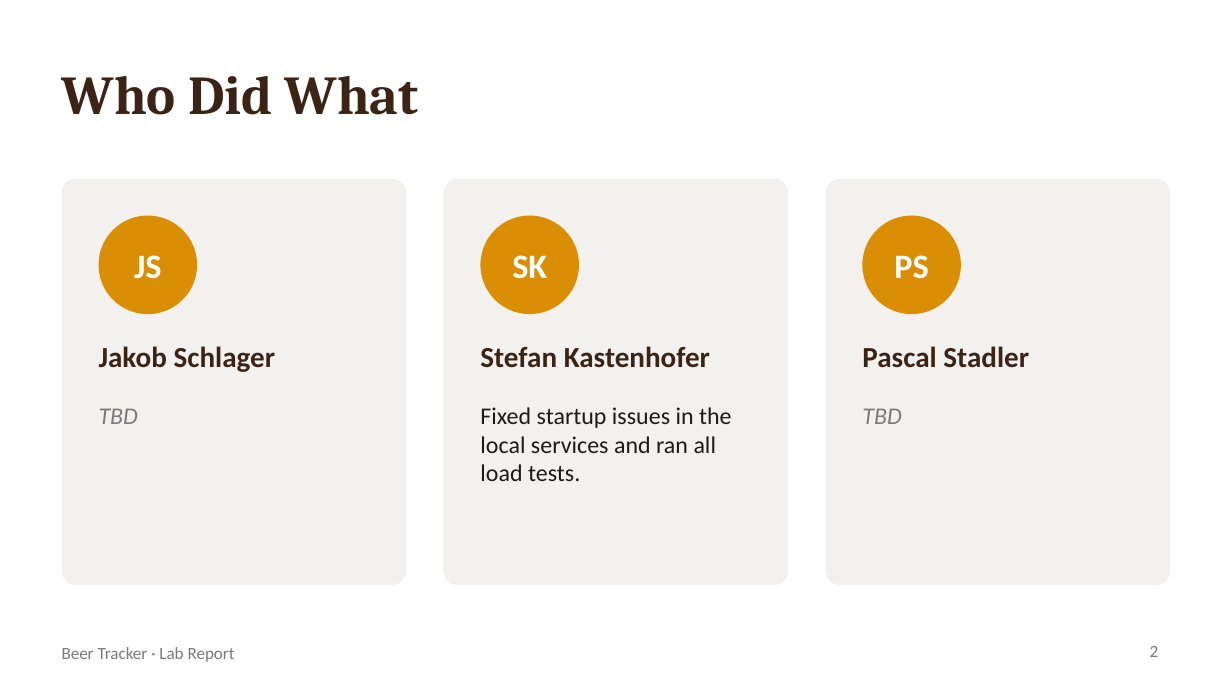
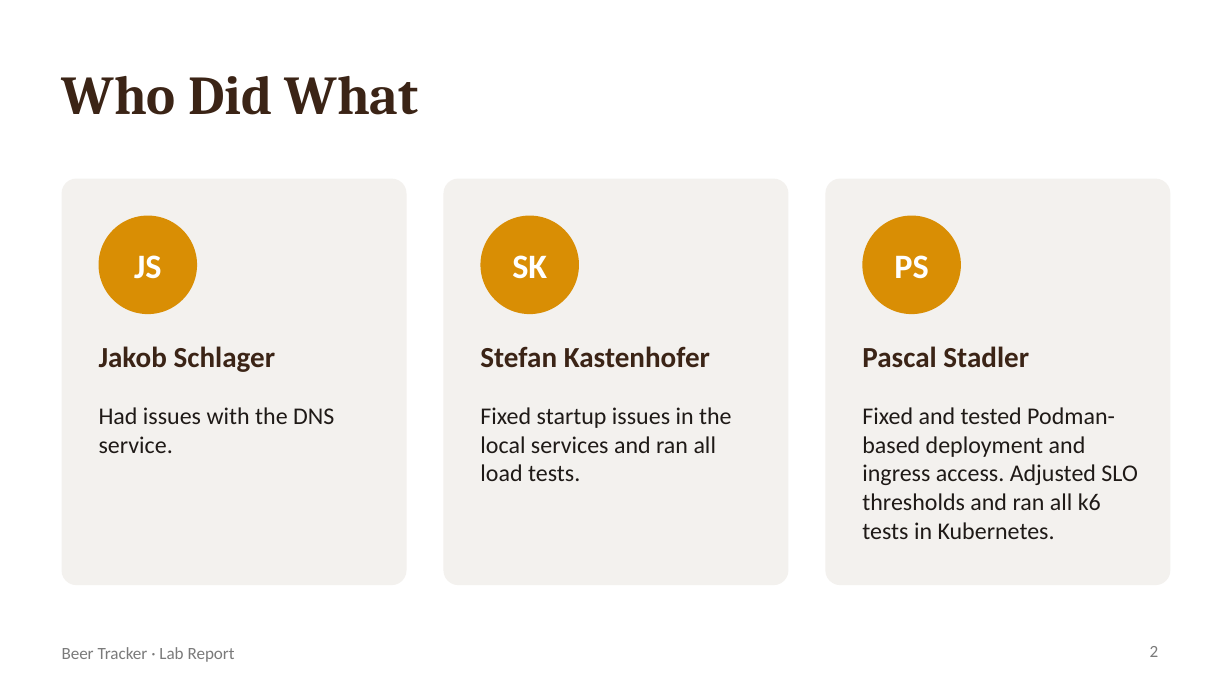
Before and after one commit to JakobSchlager/fhlva-aidlc-app, a slide deck: slide 2 of lab03-g1-trackers.pptx. Drawn at 1232x693 pixels with LibreOffice and Linux fonts; fonts in the diff are those of the drawing. Boxes give left, top, right and bottom in pixels: in the first picture for what was removed or moved away, otherwise in the second. Text is boxed around its words. In the diff, an @@ line names an element or a change of style, - is before the commit and + after.

Commit message:
update presentation

```diff
--- a/lab03-g1-trackers.pptx
+++ b/lab03-g1-trackers.pptx
@@ text at (99, 407, 334, 453): text changed; text colour #7A7A7A to #1F1A17; italic off @@
-TBD
+Had issues with the DNS service.
@@ text at (862, 407, 1137, 539): text changed; text colour #7A7A7A to #1F1A17; italic off @@
-TBD
+Fixed and tested Podman-based deployment and ingress access. Adjusted SLO thresholds and ran all k6 tests in Kubernetes.
```
Also in this commit, not shown: 2 slides added.
